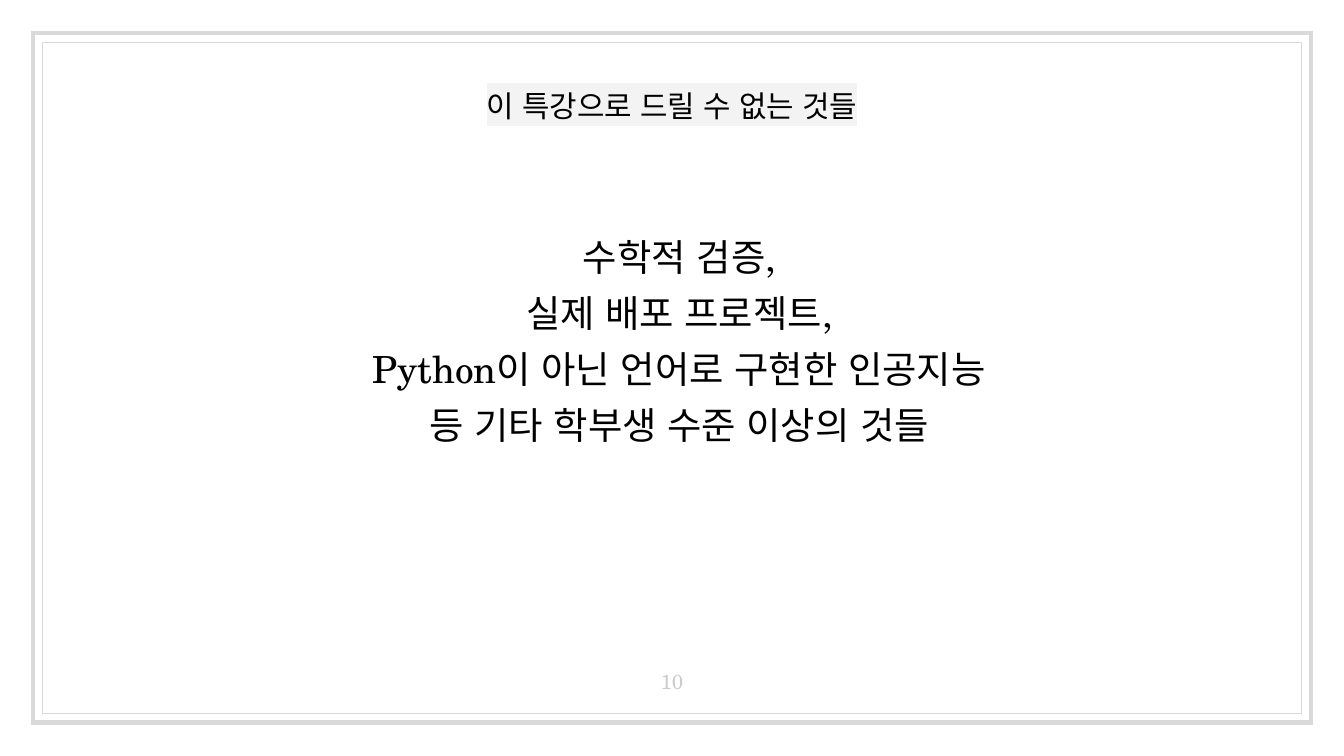
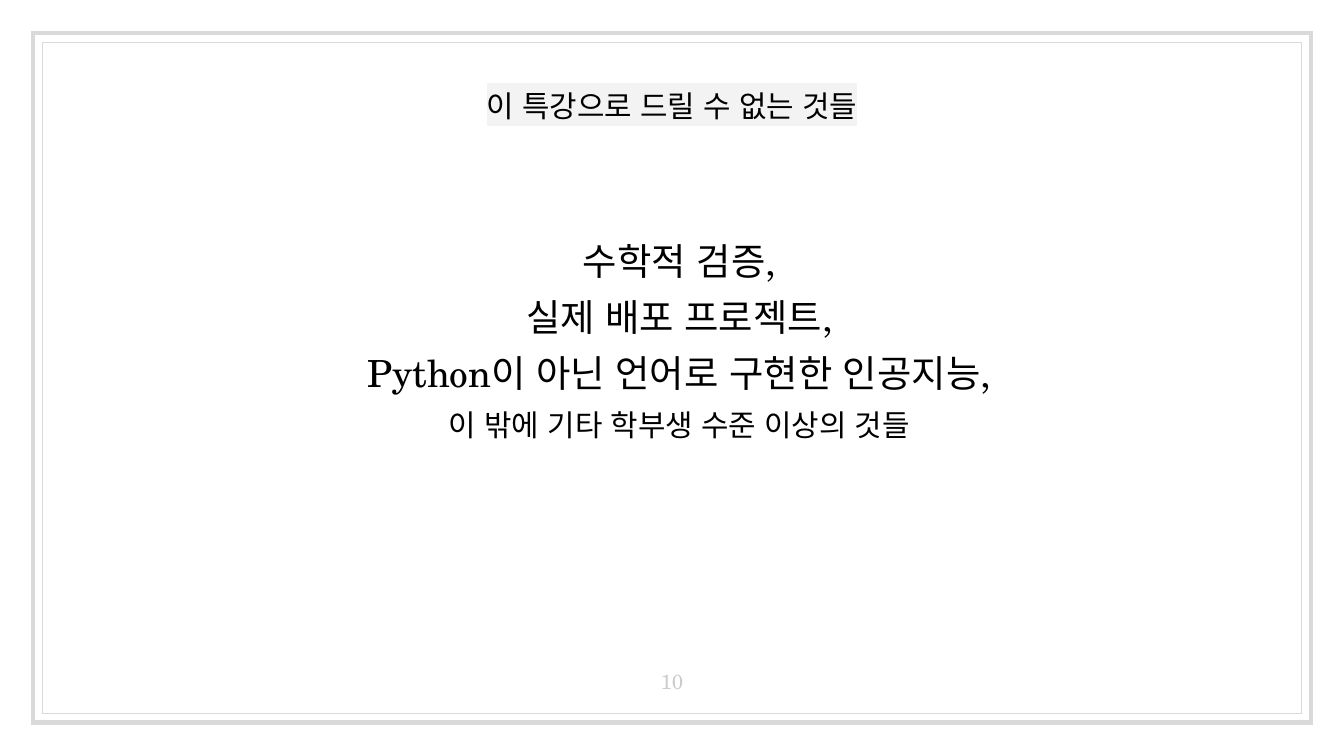
Before and after one commit to kangtegong-lectures/ai-class, a slide deck: slide 10 of 1일차/1026-1-오리엔테이션.pptx. Drawn at 1344x756 pixels with LibreOffice and Linux fonts; fonts in the diff are those of the drawing. Boxes give left, top, right and bottom in pixels: in the first picture for what was removed or moved away, otherwise in the second. Text is boxed around its words. In the diff, an @@ line names an element or a change of style, - is before the commit and + after.

```diff
--- a/1일차/1026-1-오리엔테이션.pptx
+++ b/1일차/1026-1-오리엔테이션.pptx
@@ text at (368,356,991,439): text changed @@
-Python이 아닌 언어로 구현한 인공지능
-등 기타 학부생 수준 이상의 것들
+Python이 아닌 언어로 구현한 인공지능,
+이 밖에 기타 학부생 수준 이상의 것들
```
Also in this commit, not shown: 4 other slides changed, 2 slides added, 2 slides removed, 7 other files.
